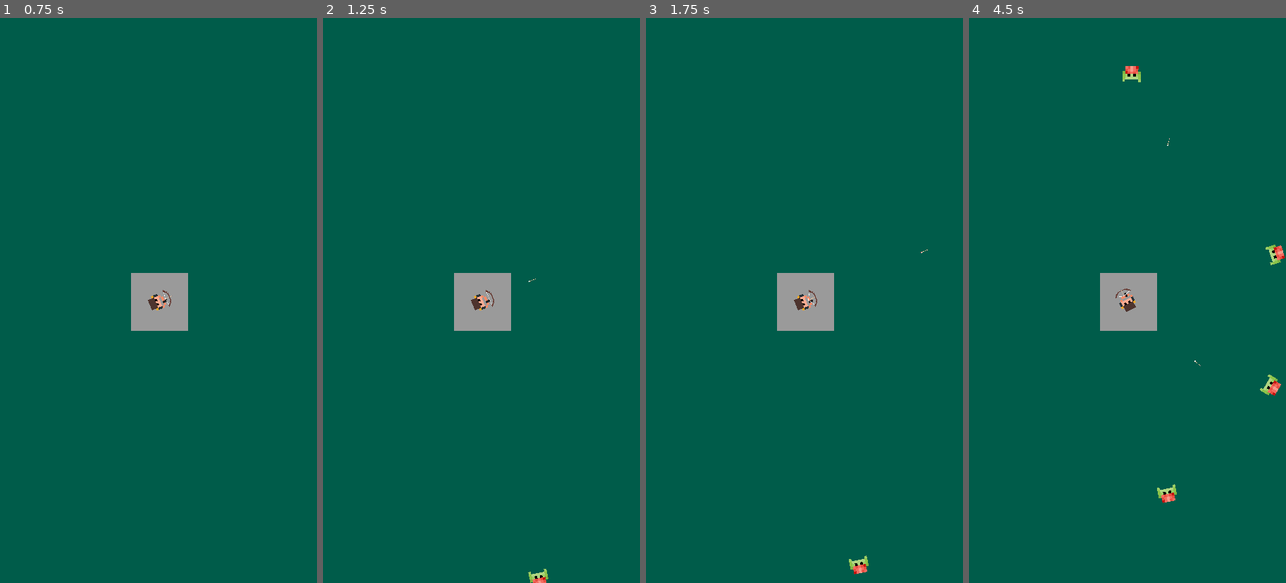
Above: before the commit, frames 1-4 (left to right).
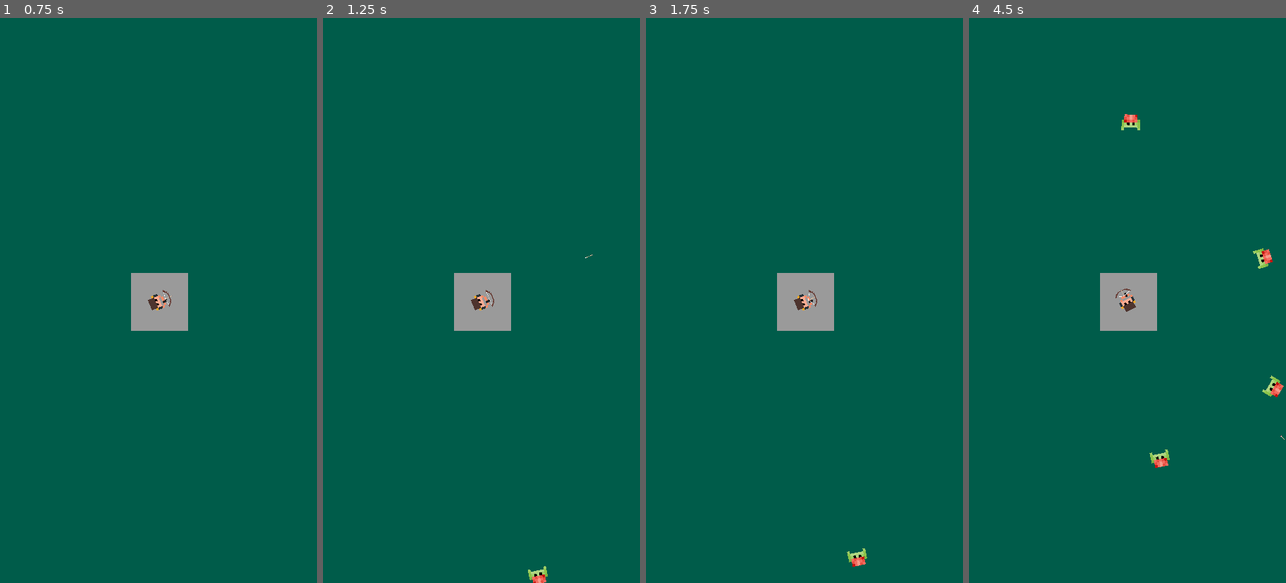
Above: after the commit, the same moments.

Repository: Boyquotes/medieval-zombie-shooter
Game: Godot game, scene res://src/Game.tscn
Two runs of this game, one before a commit and one after it. Both use one fixed random seed, a clock stepped at 60 frames per second and the inputs below.
Inputs (mouse positions are in pixels of both pictures, inside the frame that each line leads up to):
- Up to frame 1 (0.75 s): tap Enter at 0.5 s; move the mouse to (228, 272) at 0.52 s; click (228, 272) at 0.67 s
- Up to frame 2 (1.25 s): no input
- Up to frame 3 (1.75 s): drag from (741, 328) to (861, 277) at 1.27 s
- Up to frame 4 (4.5 s): move the mouse to (1159, 176) at 2.02 s; click (1159, 176) at 2.17 s; drag from (1111, 413) to (1143, 238) at 2.77 s; move the mouse to (1222, 385) at 3.52 s; click (1222, 385) at 3.67 s; drag from (1032, 215) to (1162, 170) at 4.27 s

Frame 1 is identical in both runs. In frame 2, 0.1% of the frame differs, in the area x 64-86%, y 41-100%; in frame 3, 0.2%; in frame 4, 0.9%, in the area x 48-100%, y 8-86%.

Commit message:
zombies have random speeds; faster arrow

Diff:
--- a/game/src/actors/armory/ammunition/arrow/Arrow.gd
+++ b/game/src/actors/armory/ammunition/arrow/Arrow.gd
@@ -1,6 +1,6 @@
 extends RigidBody2D
 
-const SPEED:float = 360.0
+const SPEED:float = 860.0
 
 var target
 
--- a/game/src/actors/zombies/Zombie.gd
+++ b/game/src/actors/zombies/Zombie.gd
@@ -3,16 +3,21 @@
 onready var animated_sprite:AnimatedSprite = $AnimatedSprite
 onready var colission_shape:CollisionShape2D = $CollisionShape2D
 
-const SPEED:float = 60.0
+const MIN_SPEED:float = 40.0
+const MAX_SPEED:float = 120.0
 const CENTER:Vector2 = Vector2(Global.SCREEN_WIDTH / 2, Global.SCREEN_HEIGHT / 2)
 
-var is_alive = true
+var is_alive:bool = true
+var speed:float
+
+func _ready():
+	speed = rand_range(MIN_SPEED, MAX_SPEED)
 
 func _physics_process(delta) -> void:
 	if is_alive:
 		var direction = (CENTER - global_position).normalized()
 		look_at(CENTER)
-		move_and_slide(direction * SPEED)
+		move_and_slide(direction * speed)
 
 func die() -> void:
 	is_alive = false
